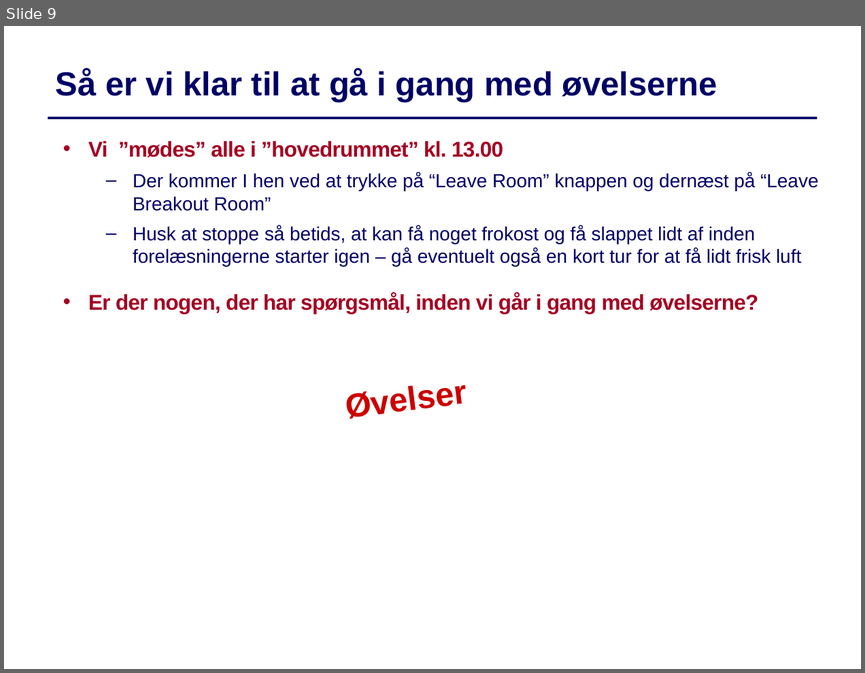
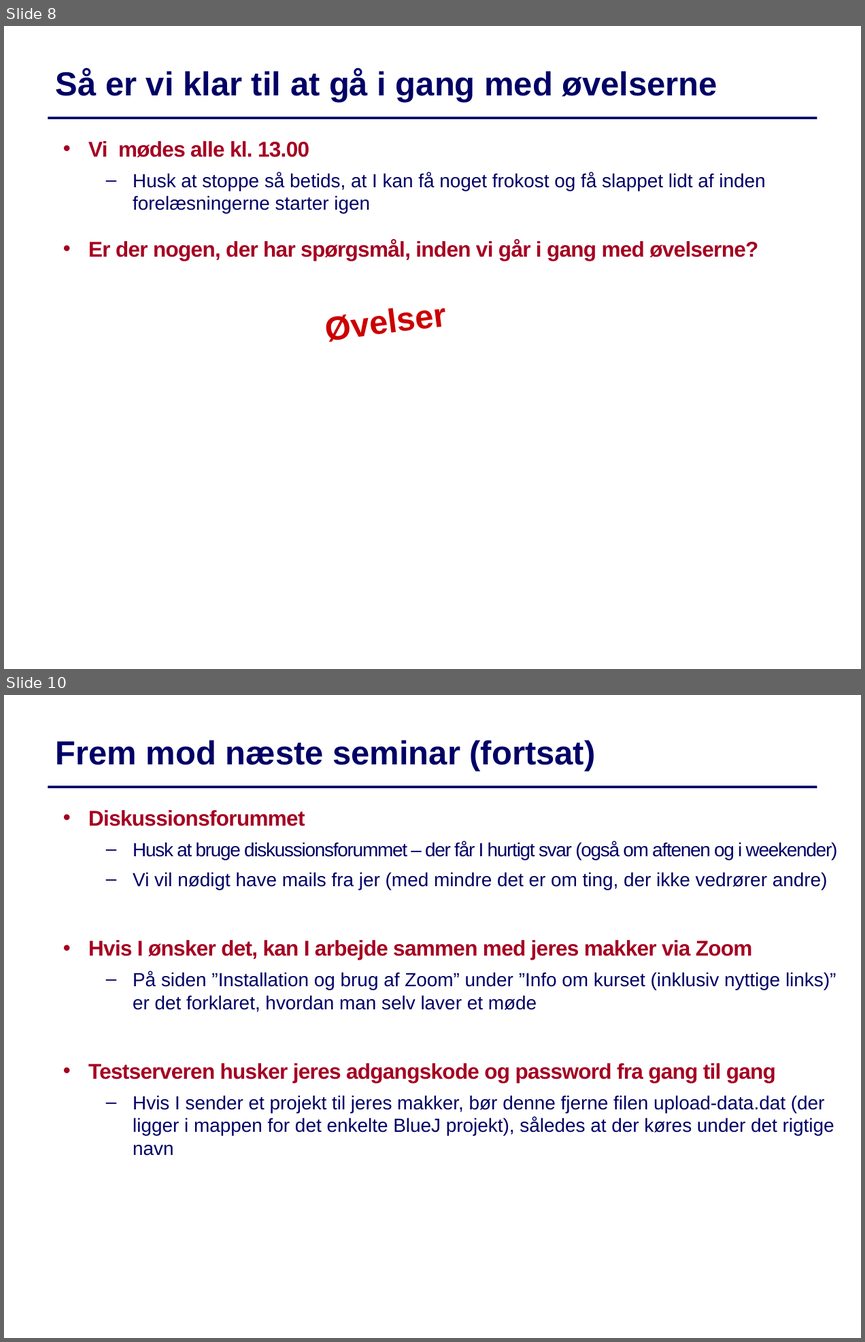
Before and after one commit to IntProgAU/Materiale, a slide deck: web/g22/status/Status1.pptx. Shown one above the other, each under a label of ours: slide 9 before the commit, slides 8 and 10 after it; the slides between them are not shown. The pictures are 865x673 and 865x1342 pixels, drawn with LibreOffice and Linux fonts; fonts in the diff are those of the drawing. Boxes give left, top, right and bottom in pixels: in the first picture for what was removed or moved away, otherwise in the second. Text is boxed around its words. In the diff, an @@ line names an element or a change of style, - is before the commit and + after.

```diff
--- a/web/g22/status/Status1.pptx
+++ b/web/g22/status/Status1.pptx
@@ slide 10 added at (x1=4, y1=695, x2=861, y2=1338), background #FFFFFF; not listed: 1 template element that a slide beside it also shows @@
@@ text added at (x1=56, y1=740, x2=596, y2=771), 28 pt, text #000066, bold @@
+Frem mod næste seminar (fortsat)
@@ text added at (x1=88, y1=810, x2=838, y2=1155), 16 pt, text #000066 @@
+  • Diskussionsforummet
+  – Husk at bruge diskussionsforummet – der får I hurtigt svar (også om aftenen og i weekender)
+  – Vi vil nødigt have mails fra jer (med mindre det er om ting, der ikke vedrører andre)
+  • Hvis I ønsker det, kan I arbejde sammen med jeres makker via Zoom
+  – På siden ”Installation og brug af Zoom” under ”Info om kurset (inklusiv nyttige links)” er det forklaret, hvordan man selv laver et møde
+  • Testserveren husker jeres adgangskode og password fra gang til gang
+  – Hvis I sender et projekt til jeres makker, bør denne fjerne filen upload-data.dat (der ligger i mappen for det enkelte BlueJ projekt), således at der køres under det rigtige navn
@@ what was slide 9 is now slide 8 @@
@@ slide 8 changed as well @@
@@ text at (x1=88, y1=141, x2=765, y2=214): text changed @@
-  • Vi ”mødes” alle i ”hovedrummet” kl. 13.00
-  – Der kommer I hen ved at trykke på “Leave Room” knappen og dernæst på “Leave Breakout Room”
-  – Husk at stoppe så betids, at kan få noget frokost og få slappet lidt af inden forelæsningerne starter igen – gå eventuelt også en kort tur for at få lidt frisk luft
+  • Vi mødes alle kl. 13.00
+  – Husk at stoppe så betids, at I kan få noget frokost og få slappet lidt af inden forelæsningerne starter igen
@@ text "Øvelser" moved from (x1=347, y1=384, x2=468, y2=419) to (x1=326, y1=308, x2=447, y2=342) @@
```
Also in this commit, not shown: 8 other slides changed, 2 other slides added, 2 slides removed.
